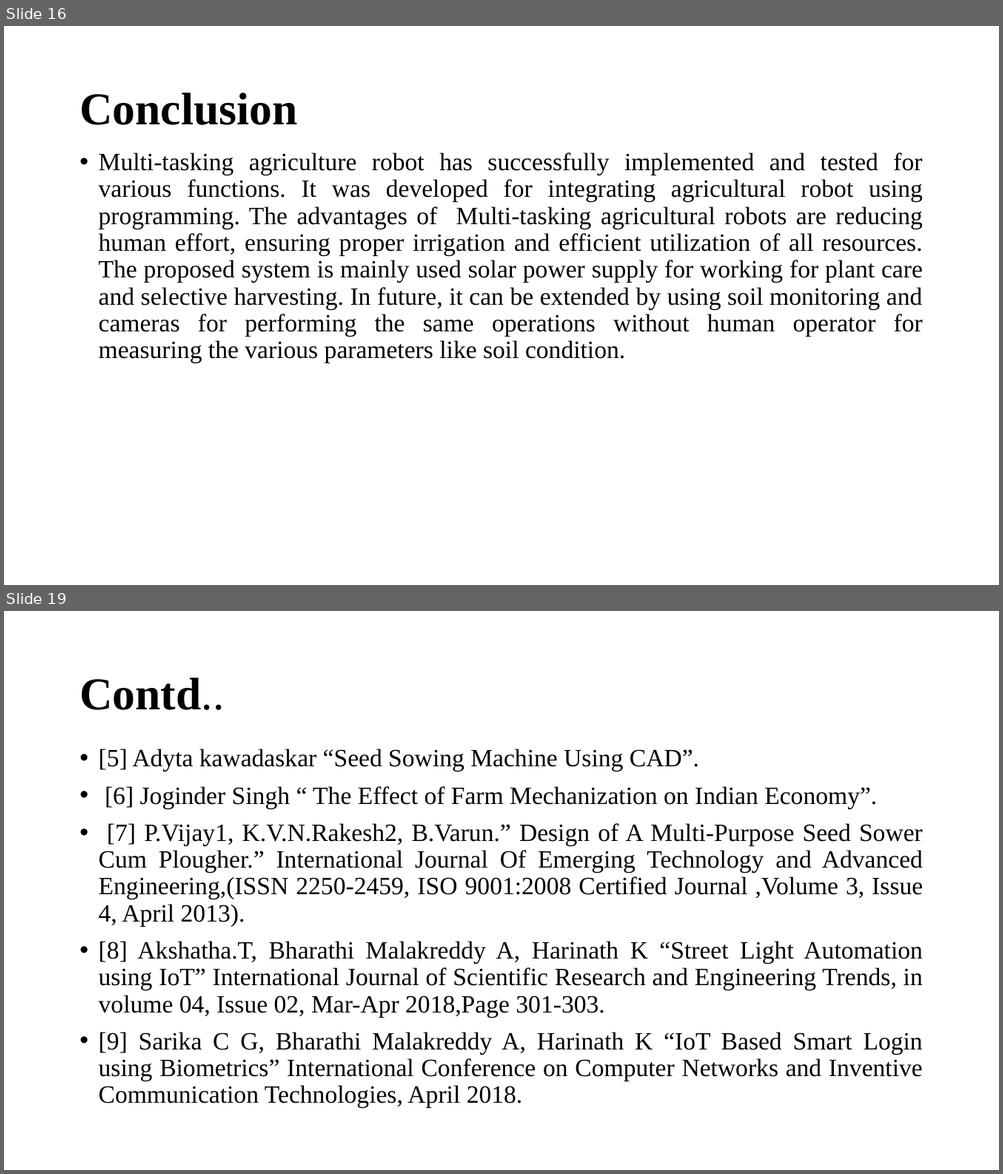
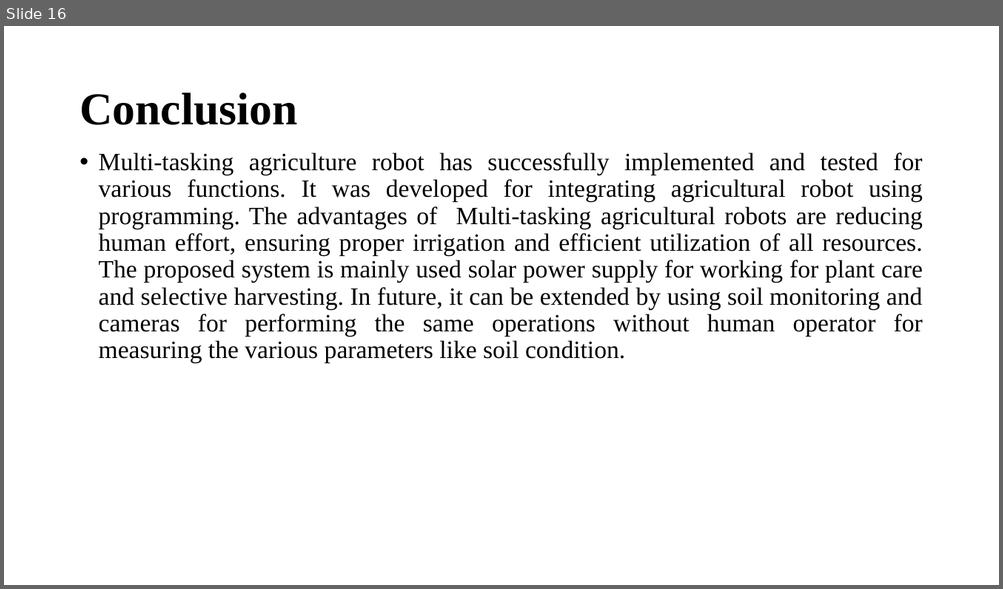
Before and after one commit to yashwanth140/portfolio-frontend, a slide deck: static/Solar Powered automated mulitasking agribot.pptx. Shown one above the other, each under a label of ours: slides 16 and 19 before the commit, slide 16 after it; the slides between them are not shown. The pictures are 1003x1174 and 1003x589 pixels, drawn with LibreOffice and Linux fonts; fonts in the diff are those of the drawing. Boxes give left, top, right and bottom in pixels: in the first picture for what was removed or moved away, otherwise in the second. Text is boxed around its words. In the diff, an @@ line names an element or a change of style, - is before the commit and + after.

```diff
--- a/static/Solar Powered automated mulitasking agribot.pptx
+++ b/static/Solar Powered automated mulitasking agribot.pptx
@@ slide 19 removed at (4,611,999,1170), background #FFFFFF @@
@@ title removed at (79,678,224,710) @@
-Contd..
@@ text removed at (99,749,922,1108) @@
-• [5] Adyta kawadaskar “Seed Sowing Machine Using CAD”.
-• [6] Joginder Singh “ The Effect of Farm Mechanization on Indian Economy”.
-• [7] P.Vijay1, K.V.N.Rakesh2, B.Varun.” Design of A Multi-Purpose Seed Sower Cum Plougher.” International Journal Of Emerging Technology and Advanced Engineering,(ISSN 2250-2459, ISO 9001:2008 Certified Journal ,Volume 3, Issue 4, April 2013).
-• [8] Akshatha.T, Bharathi Malakreddy A, Harinath K “Street Light Automation using IoT” International Journal of Scientific Research and Engineering Trends, in volume 04, Issue 02, Mar-Apr 2018,Page 301-303.
-• [9] Sarika C G, Bharathi Malakreddy A, Harinath K “IoT Based Smart Login using Biometrics” International Conference on Computer Networks and Inventive Communication Technologies, April 2018.
```
Also in this commit, not shown: 2 slides changed, 2 other slides removed, 3 other files.
